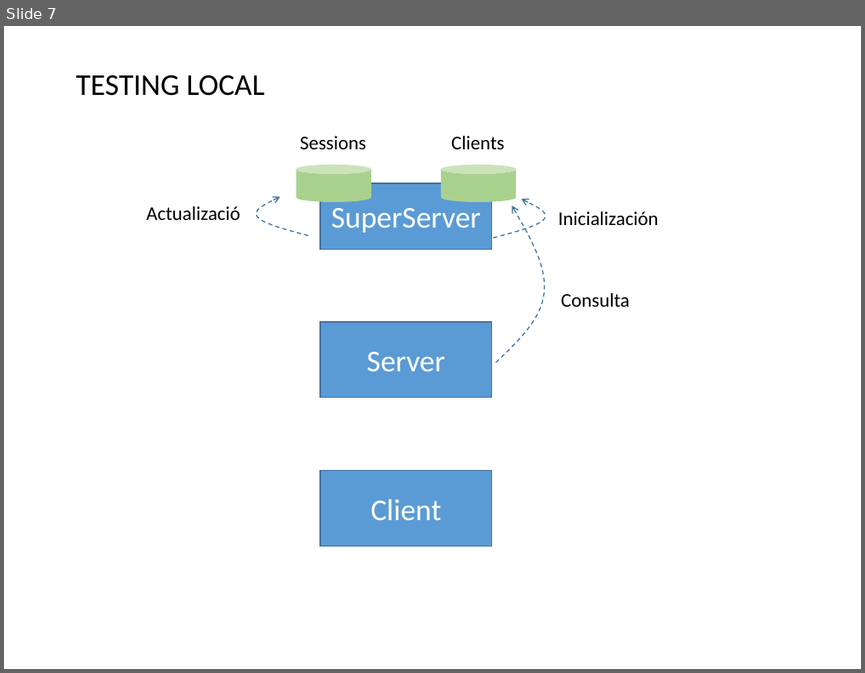
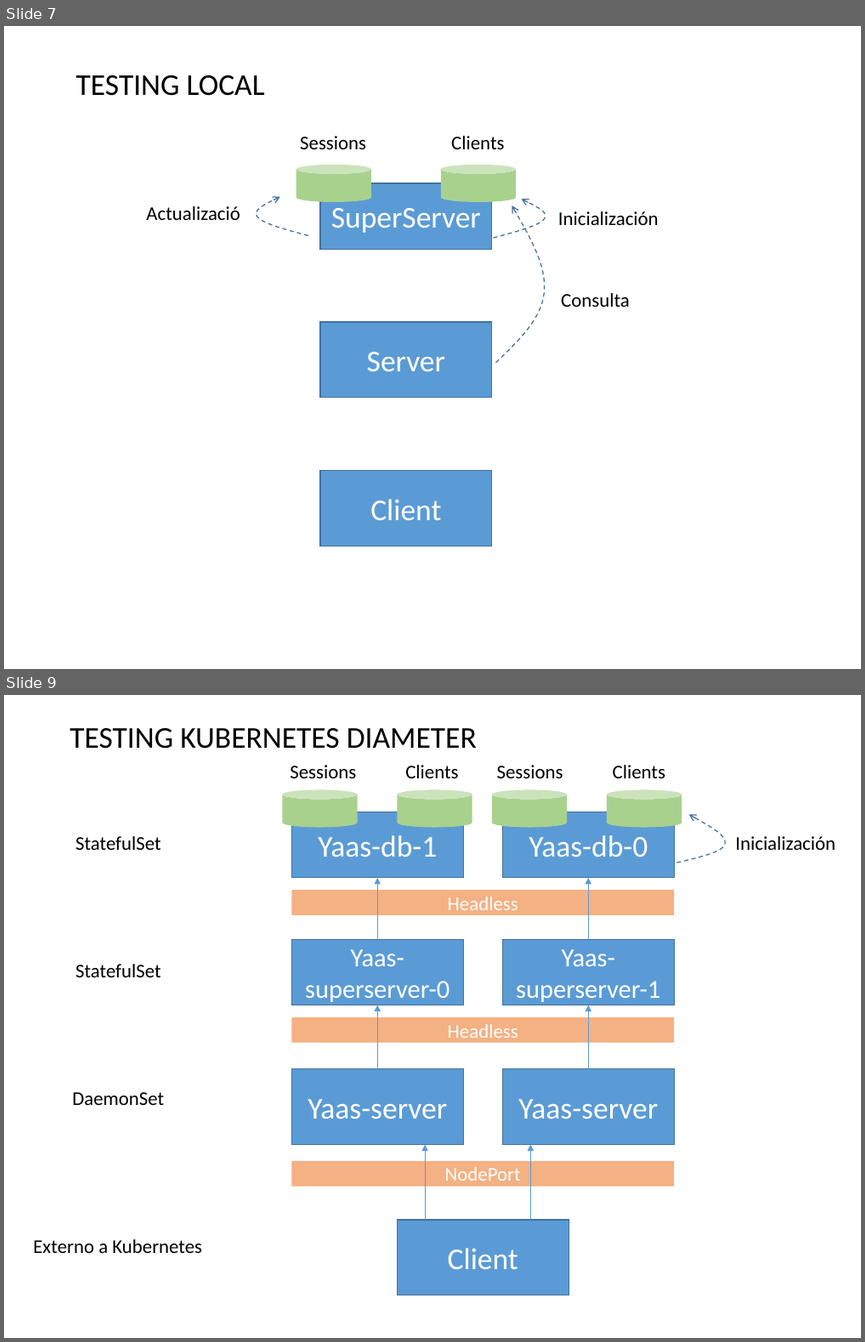
Before and after one commit to francistor/yaas, a slide deck: DiameterServerDesign.pptx. Shown one above the other, each under a label of ours: slide 7 before the commit, slides 7 and 9 after it; the slides between them are not shown. The pictures are 865x673 and 865x1342 pixels, drawn with LibreOffice and Linux fonts; fonts in the diff are those of the drawing. Boxes give left, top, right and bottom in pixels: in the first picture for what was removed or moved away, otherwise in the second. Text is boxed around its words. In the diff, an @@ line names an element or a change of style, - is before the commit and + after.

```diff
--- a/DiameterServerDesign.pptx
+++ b/DiameterServerDesign.pptx
@@ slide 9 added at [4, 695, 861, 1338], background #FFFFFF @@
@@ text added at [69, 728, 477, 749], 28 pt, text #000000 @@
+TESTING KUBERNETES DIAMETER
@@ text added at [290, 765, 356, 778], 18 pt, text #000000 @@
+Sessions
@@ text added at [405, 765, 458, 778], 18 pt, text #000000 @@
+Clients
@@ text added at [497, 765, 563, 778], 18 pt, text #000000 @@
+Sessions
@@ text added at [613, 765, 665, 778], 18 pt, text #000000 @@
+Clients
@@ cylinder added at [282, 790, 358, 827], fill #A9D18E @@
@@ cylinder added at [398, 790, 473, 827], fill #A9D18E @@
@@ cylinder added at [492, 790, 568, 827], fill #A9D18E @@
@@ cylinder added at [607, 790, 682, 827], fill #A9D18E @@
@@ rectangle added at [291, 812, 464, 878], fill #5B9BD5, outline #43739E 1 pt, 28 pt, text #FFFFFF @@
+Yaas-db-1
@@ rectangle added at [502, 812, 674, 878], fill #5B9BD5, outline #43739E 1 pt, 28 pt, text #FFFFFF @@
+Yaas-db-0
@@ freeform shape added at [677, 814, 726, 862], outline #43739E 1 pt dashed @@
@@ text added at [75, 836, 161, 850], 18 pt, text #000000 @@
+StatefulSet
@@ text added at [735, 836, 835, 850], 18 pt, text #000000 @@
+Inicialización
@@ rectangle added at [291, 891, 674, 915], fill #F4B183, 18 pt, text #FFFFFF @@
+Headless
@@ arrow added from (377, 939) to (377, 878), #5B9BD5 0.5 pt @@
@@ arrow added from (589, 939) to (589, 878), #5B9BD5 0.5 pt @@
@@ rectangle added at [291, 939, 464, 1004], fill #5B9BD5, outline #43739E 1 pt, 24 pt, text #FFFFFF @@
+Yaas-superserver-0
@@ rectangle added at [502, 939, 674, 1004], fill #5B9BD5, outline #43739E 1 pt, 24 pt, text #FFFFFF @@
+Yaas-superserver-1
@@ text added at [75, 964, 161, 977], 18 pt, text #000000 @@
+StatefulSet
@@ rectangle added at [291, 1018, 674, 1043], fill #F4B183, 18 pt, text #FFFFFF @@
+Headless
@@ arrow added from (377, 1069) to (377, 1005), #5B9BD5 0.5 pt @@
@@ arrow added from (589, 1069) to (589, 1005), #5B9BD5 0.5 pt @@
@@ rectangle added at [291, 1069, 464, 1145], fill #5B9BD5, outline #43739E 1 pt, 28 pt, text #FFFFFF @@
+Yaas-server
@@ rectangle added at [502, 1069, 674, 1145], fill #5B9BD5, outline #43739E 1 pt, 28 pt, text #FFFFFF @@
+Yaas-server
@@ text added at [72, 1092, 164, 1105], 18 pt, text #000000 @@
+DaemonSet
@@ arrow added from (426, 1219) to (426, 1145), #5B9BD5 0.5 pt @@
@@ arrow added from (530, 1219) to (530, 1145), #5B9BD5 0.5 pt @@
@@ rectangle added at [291, 1161, 674, 1185], fill #F4B183, 18 pt, text #FFFFFF @@
+NodePort
@@ rectangle added at [398, 1219, 569, 1295], fill #5B9BD5, outline #43739E 1 pt, 28 pt, text #FFFFFF @@
+Client
@@ text added at [33, 1239, 202, 1253], 18 pt, text #000000 @@
+Externo a Kubernetes
```
Also in this commit, not shown: 1 slide changed, 13 other files.
